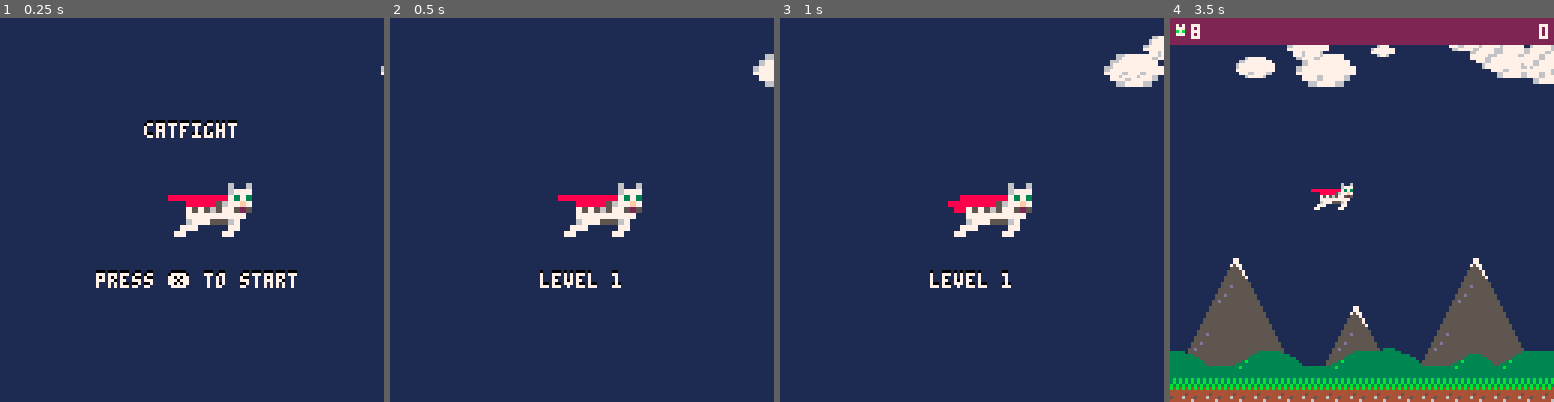
Above: before the commit, frames 1-4 (left to right).
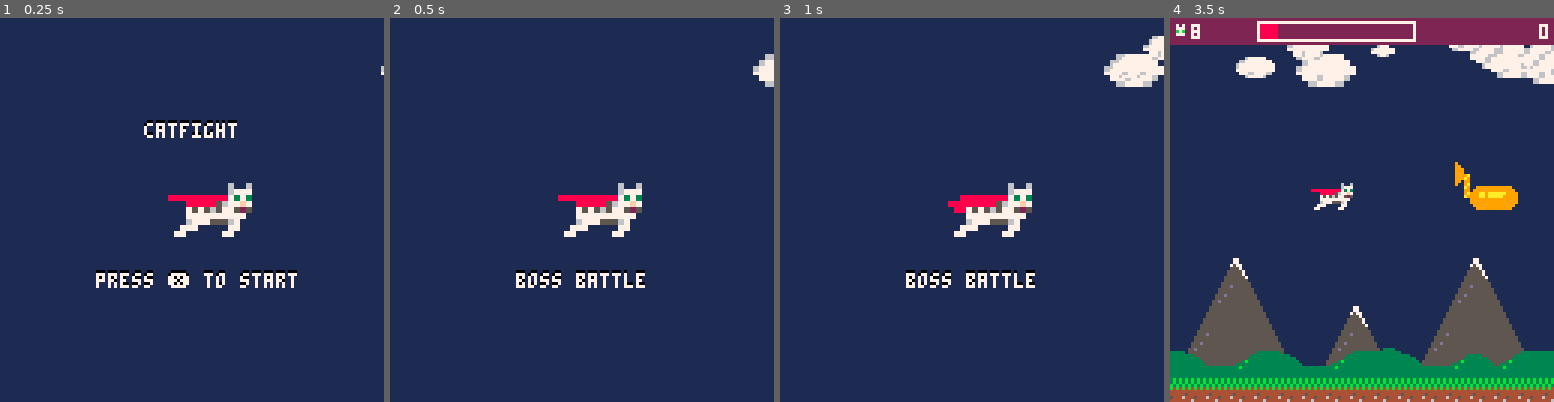
Above: after the commit, the same moments.

Repository: zothynine/picoheads
Game: PICO-8 cartridge catfight.p8
The game is run twice, just before and just after one commit, with the same random seed, the same clock (stepped at 60 frames per second) and the same inputs.
Inputs:
- Up to frame 1 (0.25 s): no input
- Up to frame 2 (0.5 s): tap X (X key) at 0.33 s
- Up to frame 3 (1 s): tap O (Z key) at 0.7 s
- Up to frame 4 (3.5 s): tap X (X key) at 1.07, 1.85, 2.97 s; hold Right 1.6-2.1 s; tap O (Z key) every 0.4 s from 1.7 to 3.3 s; hold Up 2.15-2.42 s; hold Right 2.47-3.03 s; hold Left from 3.08 s (still down)

Frame 1 is identical in both runs. In frame 2, 0.7% of the frame differs, in the area x 32-67%, y 65-71%; in frame 3, 0.7%; in frame 4, 1.8%, in the area x 22-91%, y 0-50%.

Commit message:
Episode 37

Diff:
--- a/catfight.p8
+++ b/catfight.p8
@@ -6,6 +6,7 @@
 --sfx
 -- 00 laser
 -- 01 explosion
+-- 02 vaccuming
 
 --todo
 -- function for print variants
@@ -96,28 +97,28 @@
   }
 
   levels={
-    {
-      {tim="0:3:0",
-        swarm=swarms.stack,
-        e_type=enemy_types.rat,
-        path="linear",
-        x=127,
-        y=24,
-        count=5,
-        dirty=false,
-        health=2,
-        enemies={},
-        stop=30},
-      {tim="0:6:0",
-        swarm=swarms.line,
-        e_type=enemy_types.cannon,
-        path="floor",
-        x=127,
-        y=120-enemy_types.cannon.s[4],
-        count=1,
-        dirty=false,
-        enemies={}},
-    }
+    -- {
+    --   {tim="0:3:0",
+    --     swarm=swarms.stack,
+    --     e_type=enemy_types.rat,
+    --     path="linear",
+    --     x=127,
+    --     y=24,
+    --     count=5,
+    --     dirty=false,
+    --     health=2,
+    --     enemies={},
+    --     stop=30},
+    --   {tim="0:6:0",
+    --     swarm=swarms.line,
+    --     e_type=enemy_types.cannon,
+    --     path="floor",
+    --     x=127,
+    --     y=120-enemy_types.cannon.s[4],
+    --     count=1,
+    --     dirty=false,
+    --     enemies={}},
+    -- }
   }
 
   cur_lvl=1
@@ -129,6 +130,7 @@
     active=false,
     maxhealth=100,
     health=10,
+    dying=600,
     t={
       idle=119+ceil(rnd(120)),
       fire=479+ceil(rnd(240)),
@@ -203,18 +205,24 @@
   cam.t=_dur
 end
 
-function explosion(_x,_y)
-  for i=1,10 do
+
+function explosion(_x,_y,_c,_bs,_blt)
+  _c=_c or 10 --particle count
+  _bs=_bs or -2 --base speed
+  _blt=_blt or 30 --base lifetime
+
+  for i=1,_c do
     add(particles,{
       x=_x,
       y=_y,
-      dx=-2+rnd(4),
-      dy=-2+rnd(4),
-      --??oy=_oy,
+      dx=_bs+rnd(abs(_bs)*2),
+      dy=_bs+rnd(abs(_bs)*2),
       col=8+flr(rnd(3)),
-      lt=30+flr(rnd(31)),
+      lt=_blt+flr(rnd(_blt+1)),
       t="explosion"
     })
+
+    sfx(1)
   end
 end
 
@@ -362,9 +370,9 @@
 
 function boss_collision(_thing)
   if (not boss.active) return
-  return collision(_thing, boss.body) or
+  return collision(_thing, boss.nozzle) or
   collision(_thing, boss.hose) or
-  collision(_thing, boss.nozzle)
+  collision(_thing, boss.body)
 end
 
 function update_ascii(_shield)
@@ -536,6 +544,8 @@
 
     if boss.active then
       if collision(_shot,boss.nozzle) then
+        explosion(_shot.x, _shot.y,4,-1,5)
+        camshake(3)
         del(ascii.shots,_shot)
         if (boss.health>0) boss.health-=1
       end
@@ -852,15 +862,6 @@
 end
 
 function update_boss()
-  boss.body.y=boss.ay+boss.body.oy
-  boss.nozzle.y=boss.ay+boss.nozzle.oy
-  boss.hose.y=boss.ay+boss.hose.oy
-  boss.body.x=boss.ax+boss.body.ox
-  boss.nozzle.x=boss.ax+boss.nozzle.ox
-  boss.hose.x=boss.ax+boss.hose.ox
-  boss.ay+=boss.dy
-  boss.ax+=boss.dx
-
   if boss.timer > 0 then
     boss.timer-=1
   elseif boss.timer==0 then
@@ -874,6 +875,15 @@
   end
 
   if boss.active then
+    boss.body.y=boss.ay+boss.body.oy
+    boss.nozzle.y=boss.ay+boss.nozzle.oy
+    boss.hose.y=boss.ay+boss.hose.oy
+    boss.body.x=boss.ax+boss.body.ox
+    boss.nozzle.x=boss.ax+boss.nozzle.ox
+    boss.hose.x=boss.ax+boss.hose.ox
+    boss.ay+=boss.dy
+    boss.ax+=boss.dx
+
     if boss.state ~= 3 then
       snd2=false
       sfx(-2,2)
@@ -905,6 +915,8 @@
   if boss_collision(ascii.hitbox) then
     ascii_hit()
   end
+
+  if (boss.health<=0) boss.active=false
 end
 
 function update_vacuuming()
@@ -1108,13 +1120,24 @@
 end
 
 function draw_boss()
-  if boss.health>0 then
+  if boss.dying>0 then
     sspr(112,32,boss.body.w,boss.body.h,boss.body.x,boss.body.y)
     sspr(122,40,boss.hose.w,boss.hose.h,boss.hose.x,boss.hose.y)
     sspr(125,40,boss.nozzle.w,boss.nozzle.h,boss.nozzle.x,boss.nozzle.y)
-  else
-    boss.active=false
-    --todo:explode
+  end
+
+  if not boss.active then
+    if boss.dying%5==0 and boss.dying>0 then
+      explosion(
+        boss.body.x+flr(rnd(16)),
+        boss.body.y+flr(rnd(8)),
+        5+flr(rnd(11)),
+        flr(rnd(5))*-1,
+        15+flr(rnd(20)))
+      camshake(30)
+    end
+
+    boss.dying-=1
   end
 end
 
@@ -1124,10 +1147,10 @@
   rectfill(0,0,127,127,1)
   draw_map()
   foreach(clouds,draw_cloud)
-  draw_particles()
   draw_ascii()
   draw_shots()
   draw_boss()
+  draw_particles()
 
   draw_infobar()
   draw_boss_health()
@@ -1236,22 +1259,22 @@
 00000000000000000000000000000000000000000000000000000000000000000000000000000000000000000000000000000000000000000000000000000000
 00000000000000000000000000000000000000000000000000000000000000000000000000000000000000000000000000000000000000000000000000000000
 00000000000000000000000000000000000000000000000000000000000000000000000000000000000000000000000000000000000000000000000000000000
-b3b3b3b3000555555555500055555555000000055000000000000007700000000000000000000000000000000000000000000000000000000055555555555500
-b3b3b3b3000555d55555500055555555000000055000000000000007700000000000000000000000000000000000000000000000000000000555555555555550
-3b3b3b3b005555555555550055555555000000555500000000000075770000000000000000000000000000000000000000000000000000005556656666665555
-4b4b4b4b005555555555550055555555000000555500000000000055570000000000000000000000000000000000000000000000000000005556656666655555
-444444440555d5555555555055555555000005555550000000000555557000000000000000000000000000000000000000000000000000005555555555555555
-44544444055555555555555055555555000005555550000000000555557000000000000000000000000000000000000000000000000000005555555555555555
-4644454455d555555555555555555555000055555555000000005555555700000000000000000000000000000000000000000000000000000555555555555550
-44446444555555555555555555555555000055555555000000005555555500000000000000000000000000000000000000000000000000000055555555555500
-00000000000000000000000000333300000000000000000033333333000000000000000000000000000000000000000000000000000000000000000000560500
-00000000000000000000000033333333333333330000000033333333000000000000000000000000000000000000000000000000000000000000000000650550
-00000000000000333330000033333333333333330000000033333333000000000000000000000000000000000000000000000000000000000000000000550555
-00000000000003333333300033333333333333330000000033333333000000000000000000000000000000000000000000000000000000000000000000560555
-000000000003b3333333330033333333333333330000000033333333000000000000000000000000000000000000000000000000000000000000000000650555
-00000000033333333333333033333333333333330000000033333333000000000000000000000000000000000000000000000000000000000000000000550555
-0000000033b333333333333333333333333333333333333333333333000000000000000000000000000000000000000000000000000000000000000000560550
-00000000333333333333333333333333333333333333333333333333000000000000000000000000000000000000000000000000000000000000000000650500
+b3b3b3b3000555555555500055555555000000055000000000000007700000000000000000000000000000000000000000000000000000000099999999999900
+b3b3b3b3000555d55555500055555555000000055000000000000007700000000000000000000000000000000000000000000000000000000999999999999990
+3b3b3b3b00555555555555005555555500000055550000000000007577000000000000000000000000000000000000000000000000000000999aa9aaaaaa9999
+4b4b4b4b00555555555555005555555500000055550000000000005557000000000000000000000000000000000000000000000000000000999aa9aaaaa99999
+444444440555d5555555555055555555000005555550000000000555557000000000000000000000000000000000000000000000000000009999999999999999
+44544444055555555555555055555555000005555550000000000555557000000000000000000000000000000000000000000000000000009999999999999999
+4644454455d555555555555555555555000055555555000000005555555700000000000000000000000000000000000000000000000000000999999999999990
+44446444555555555555555555555555000055555555000000005555555500000000000000000000000000000000000000000000000000000099999999999900
+000000000000000000000000003333000000000000000000333333330000000000000000000000000000000000000000000000000000000000000000009a0900
+00000000000000000000000033333333333333330000000033333333000000000000000000000000000000000000000000000000000000000000000000a90990
+00000000000000333330000033333333333333330000000033333333000000000000000000000000000000000000000000000000000000000000000000990999
+000000000000033333333000333333333333333300000000333333330000000000000000000000000000000000000000000000000000000000000000009a0999
+000000000003b3333333330033333333333333330000000033333333000000000000000000000000000000000000000000000000000000000000000000a90999
+00000000033333333333333033333333333333330000000033333333000000000000000000000000000000000000000000000000000000000000000000990999
+0000000033b3333333333333333333333333333333333333333333330000000000000000000000000000000000000000000000000000000000000000009a0990
+00000000333333333333333333333333333333333333333333333333000000000000000000000000000000000000000000000000000000000000000000a90900
 __map__
 2121212121212121212121212121212100000000000000000000000000000000000000000000000000000000000000000000000000000000000000000000000000000000000000000000000000000000000000000000000000000000000000000000000000000000000000000000000000000000000000000000000000000000
 0000000000000000000000000000000000000000000000000000000000000000000000000000000000000000000000000000000000000000000000000000000000000000000000000000000000000000000000000000000000000000000000000000000000000000000000000000000000000000000000000000000000000000
